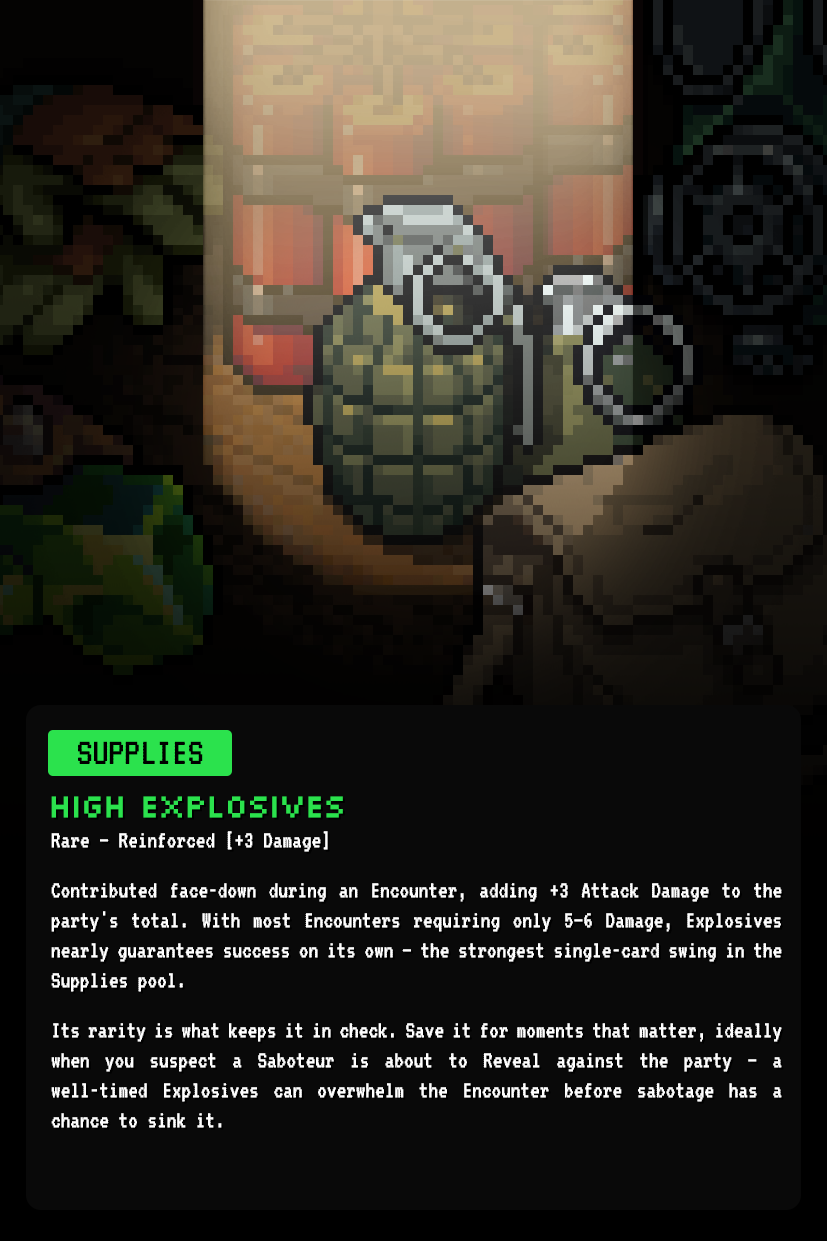
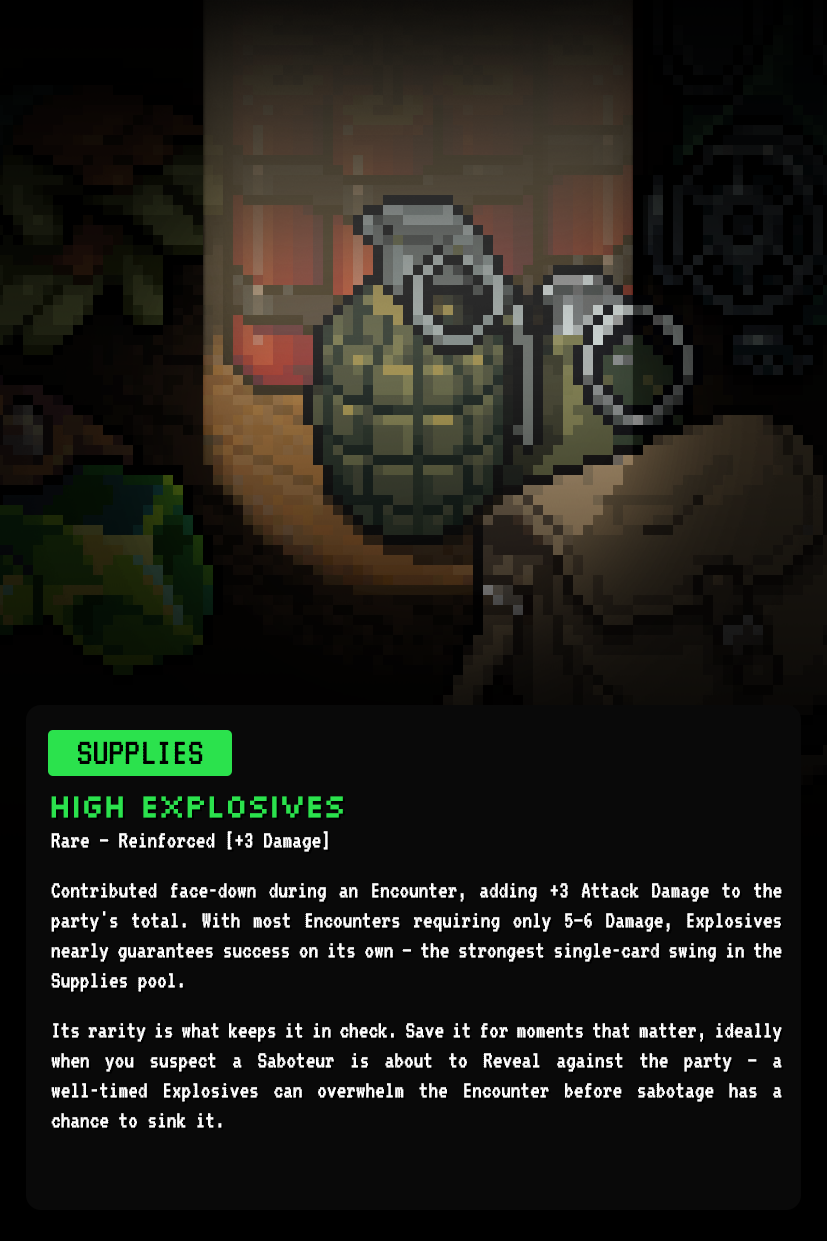
Layers edited between the first and the second 827x1241 image:
pixels changed over [0, 0, 827, 386] (layer not identified)